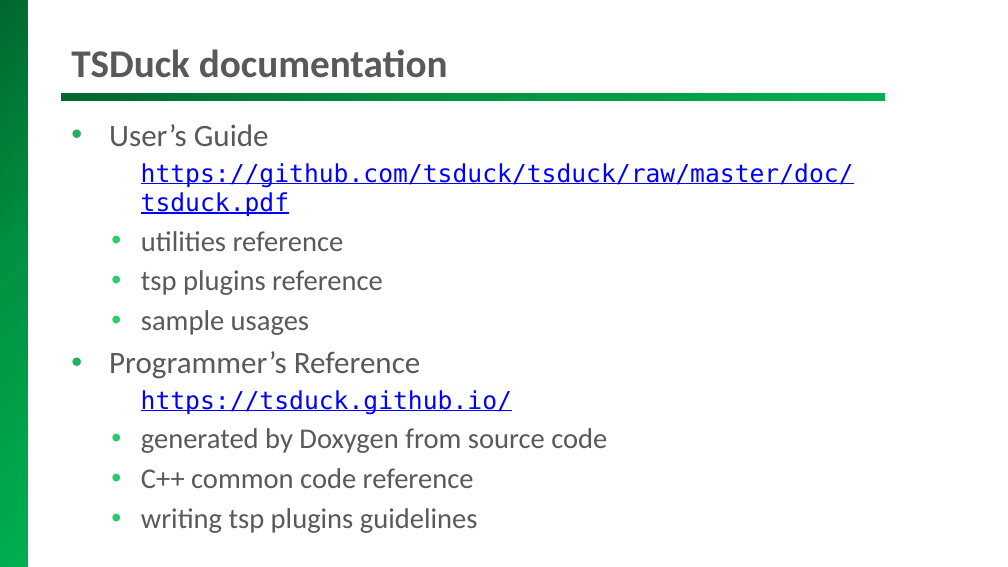
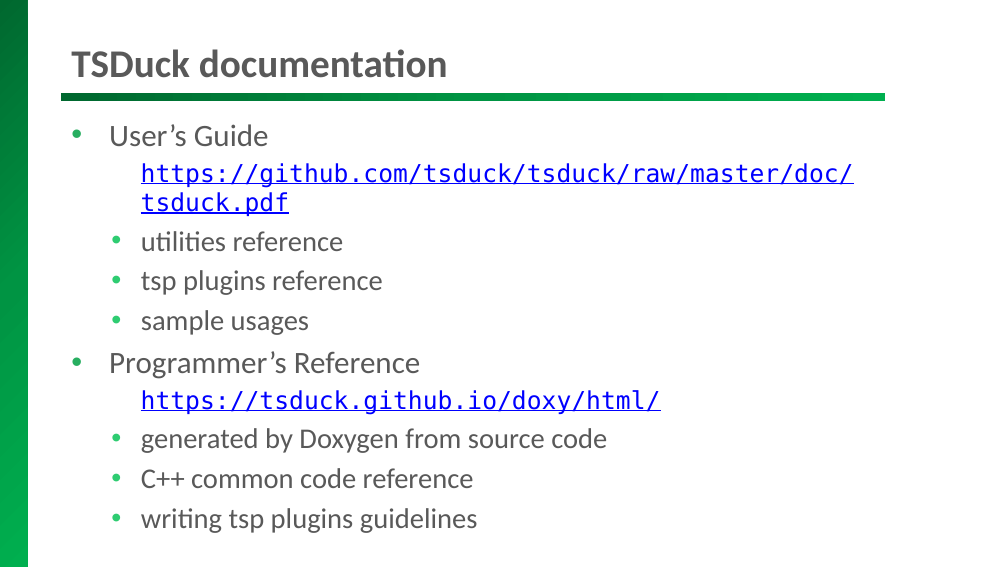
Before and after one commit to tsduck/tsduck, a slide deck: slide 6 of doc/tsduck-presentation.pptx. Drawn at 1008x567 pixels with LibreOffice and Linux fonts; fonts in the diff are those of the drawing; background and template pictures are left out. Boxes give left, top, right and bottom in pixels: in the first picture for what was removed or moved away, otherwise in the second. Text is boxed around its words. In the diff, an @@ line names an element or a change of style, - is before the commit and + after.

```diff
--- a/doc/tsduck-presentation.pptx
+++ b/doc/tsduck-presentation.pptx
@@ text at [141,390,661,415]: text changed @@
-    https://tsduck.github.io/
+    https://tsduck.github.io/doxy/html/
```
Also in this commit, not shown: 5 other slides changed, 2 slides added, 17 other files.
